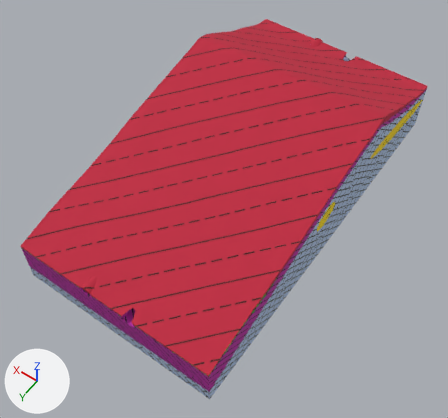
The OBJ model model/YM2.obj: old version first, new version second.
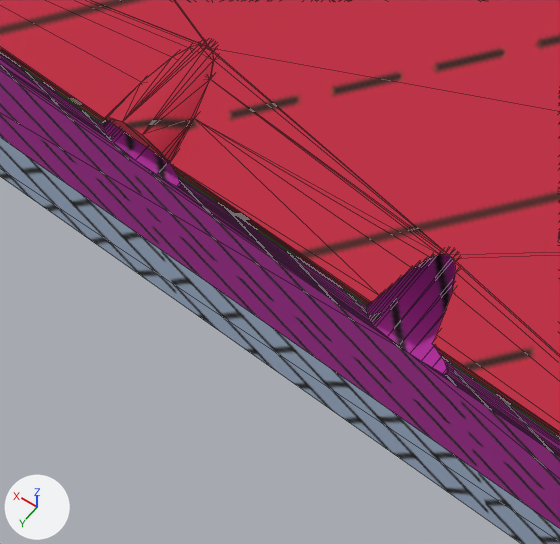
The first picture shows the older version from a camera (50 mm lens) standing at (-186.0, 476.0, 393.0) and looking at (4.0, 211.0, -23.0). The close-ups show both versions on the part from 14% to 34% of the width and 64% to 85% of the height of that picture. The lights are fixed; the arrows at lower left show +X, +Y and +Z. The close-ups show mesh edges as thin lines. Where no turn or scale is listed for an object, it has been applied to the vertices.

In view in the first close-up: '0', '1', '2', '3'.
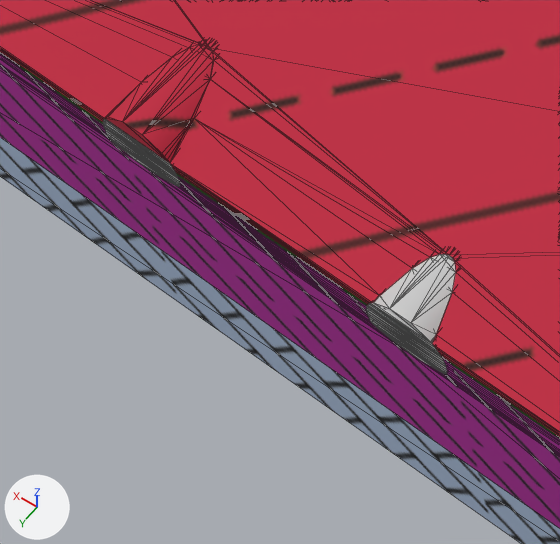
What changed in the scene script:
```text
Add mat_wire_204204204:
    mat_wire_204204204 = principled_material('wire_204204204')
    mat_wire_204204204.base_color = (0.588, 0.588, 0.588)  # light grey #cacaca
    mat_wire_204204204.roughness = 0.821
Add me_tunnel_right:
    me_tunnel_right.from_pydata(...)  # 315 vertices, 851 faces; spans x 26.0..43.0, y 0.0..345.0, z -7.0..9.0
    me_tunnel_right.materials.append(mat_wire_204204204)  # light grey #cacaca
Add me_tunnel_left:
    me_tunnel_left.from_pydata(...)  # 324 vertices, 892 faces; spans x -14.0..6.0, y 0.0..345.0, z -8.0..9.0
    me_tunnel_left.materials.append(mat_wire_204204204)  # light grey #cacaca
Add ob_tunnel_right:
    ob_tunnel_right = bpy.data.objects.new('tunnel_right', me_tunnel_right)
    ob_tunnel_right.location = (0.0, 0.0, 0.0)
Add ob_tunnel_left:
    ob_tunnel_left = bpy.data.objects.new('tunnel_left', me_tunnel_left)
    ob_tunnel_left.location = (0.0, 0.0, 0.0)
```

Where the change shows, as pixel boxes (x1, y1, x2, y2) in the close-ups (560 x 544 px):
'tunnel_left', added
    after: (366, 254, 456, 374)
'tunnel_right', added
    after: (103, 48, 214, 187)
